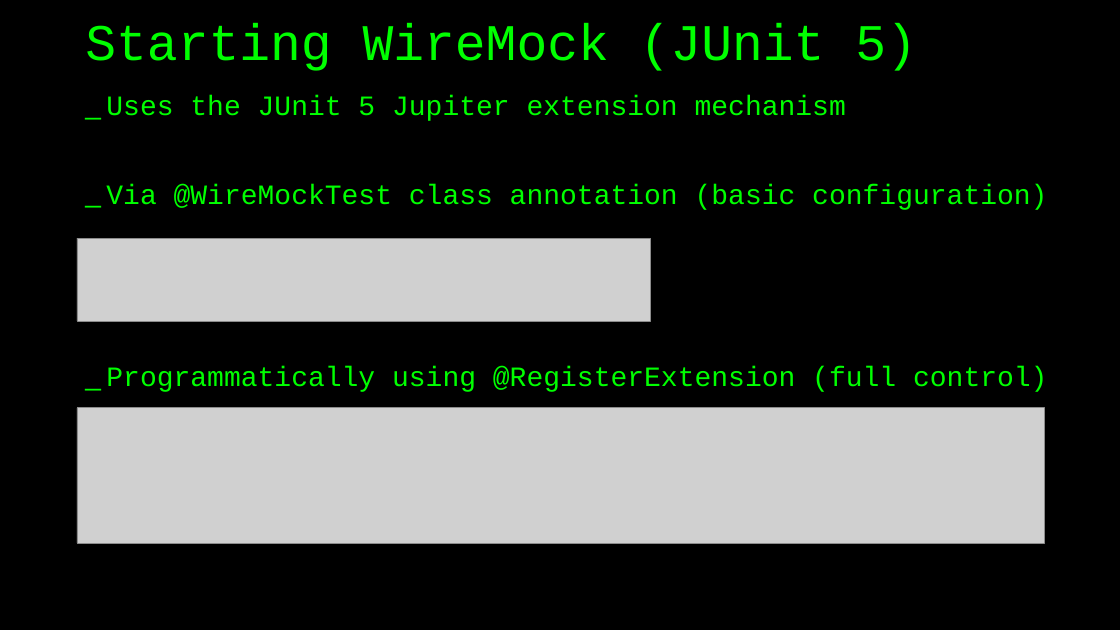
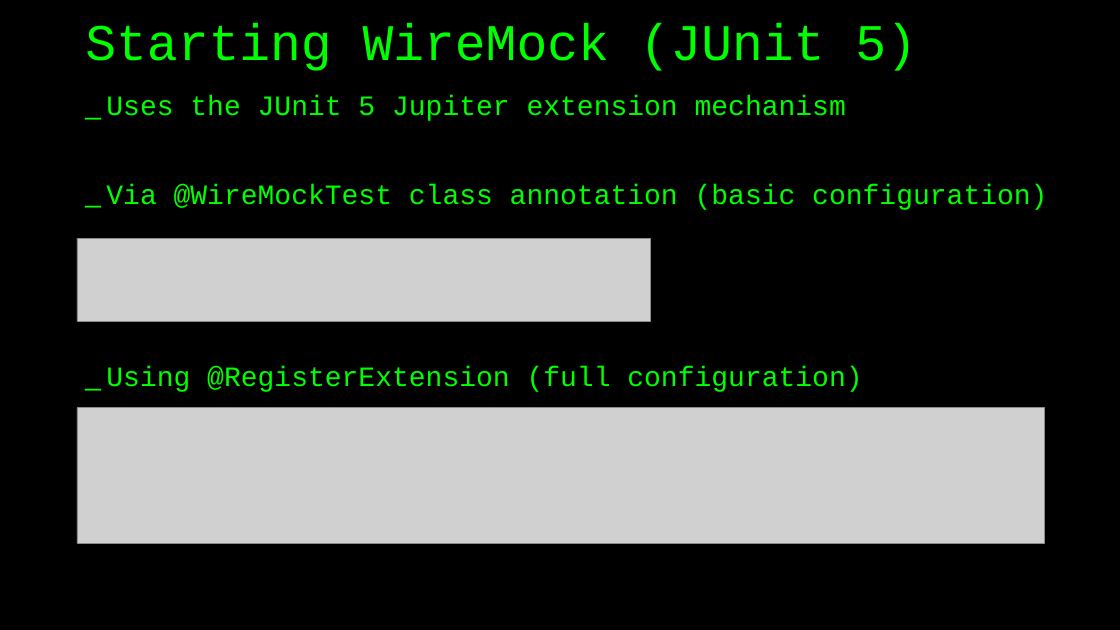
Before and after one commit to basdijkstra/wiremock-workshop, a slide deck: slide 19 of wiremock_workshop.pptx (slide 20 before the commit). Drawn at 1120x630 pixels with LibreOffice and Linux fonts; fonts in the diff are those of the drawing; grey boxes stand for pictures. Boxes give left, top, right and bottom in pixels: in the first picture for what was removed or moved away, otherwise in the second. Text is boxed around its words. In the diff, an @@ line names an element or a change of style, - is before the commit and + after.

```diff
--- a/wiremock_workshop.pptx
+++ b/wiremock_workshop.pptx
@@ text at box(106, 367, 862, 392): text changed @@
-_ Programmatically using @RegisterExtension (full control)
+_ Using @RegisterExtension (full configuration)
```
Also in this commit, not shown: 12 other slides changed, 1 slide added, 2 slides removed, 2 other files.
